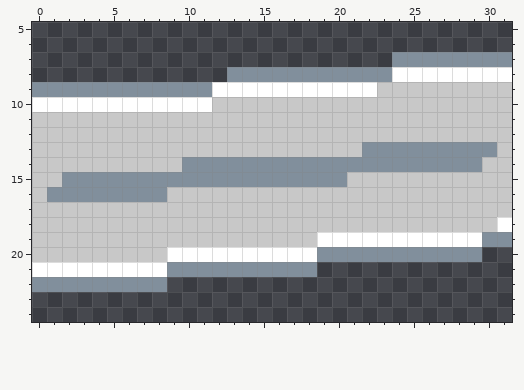
Edited in one commit: pixel-art sprite (Assets/Sprites/Skill Minigames/Repair/2.png). That is the earlier state.
The file is 32x32 pixels. Shown: x 0..31, y 5..24.
Now the later version:
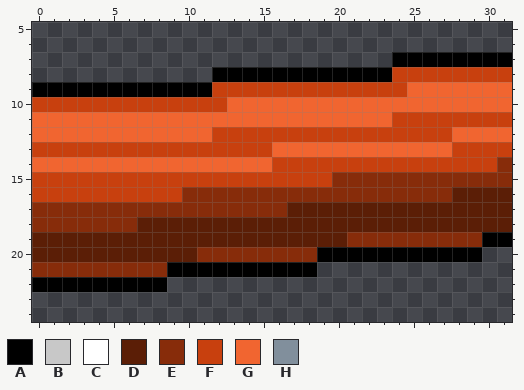
Palette (. is transparent): A #000000  B #c8c8c8  C #ffffff  D #5b1e06  E #872c0a  F #c8400e  G #f16530  H #818f9c
From old to new:
Changed rows in their new state; - is an unchanged pixel.
first column x 0:
 7 ------------------------AAAAAAAA
 8 ------------AAAAAAAAAAAAFFFFFFFF
 9 AAAAAAAAAAAAFFFFFFFFFFFFFGGGGGGG
10 FFFFFFFFFFFFFGGGGGGGGGGGGGGGGGGG
11 GGGGGGGGGGGGGGGGGGGGGGGGFFFFFFFF
12 GGGGGGGGGGGGFFFFFFFFFFFFFFFFGGGG
13 FFFFFFFFFFFFFFFFGGGGGGGGGGGGFFFF
14 GGGGGGGGGGGGGGGGFFFFFFFFFFFFFFFE
15 FFFFFFFFFFFFFFFFFFFFEEEEEEEEEEEE
16 FFFFFFFFFFEEEEEEEEEEEEEEEEEEDDDD
17 EEEEEEEEEEEEEEEEEDDDDDDDDDDDDDDD
18 EEEEEEEDDDDDDDDDDDDDDDDDDDDDDDDD
19 DDDDDDDDDDDDDDDDDDDDDEEEEEEEEEAA
20 DDDDDDDDDDDEEEEEEEEAAAAAAAAAAA--
21 EEEEEEEEEAAAAAAAAAA-------------
22 AAAAAAAAA-----------------------
Changed places in both pictures, as pixel boxes (x1, y1, x2, y2):
changed: (32, 52, 512, 292)
